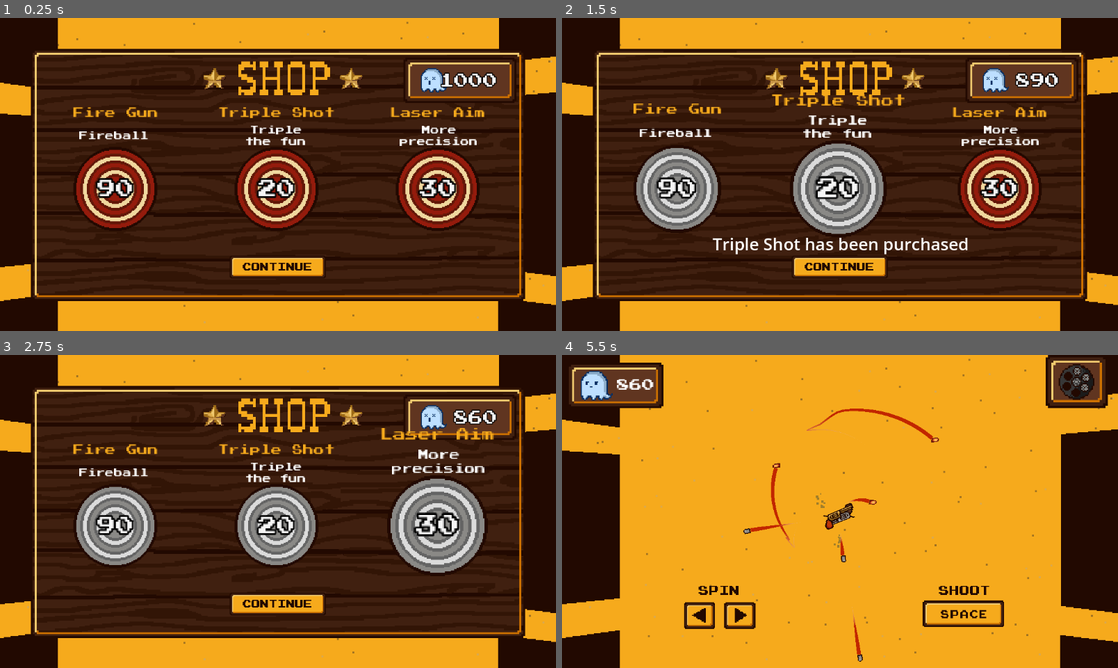
Above: before the commit, frames 1-4 (two rows, left to right).
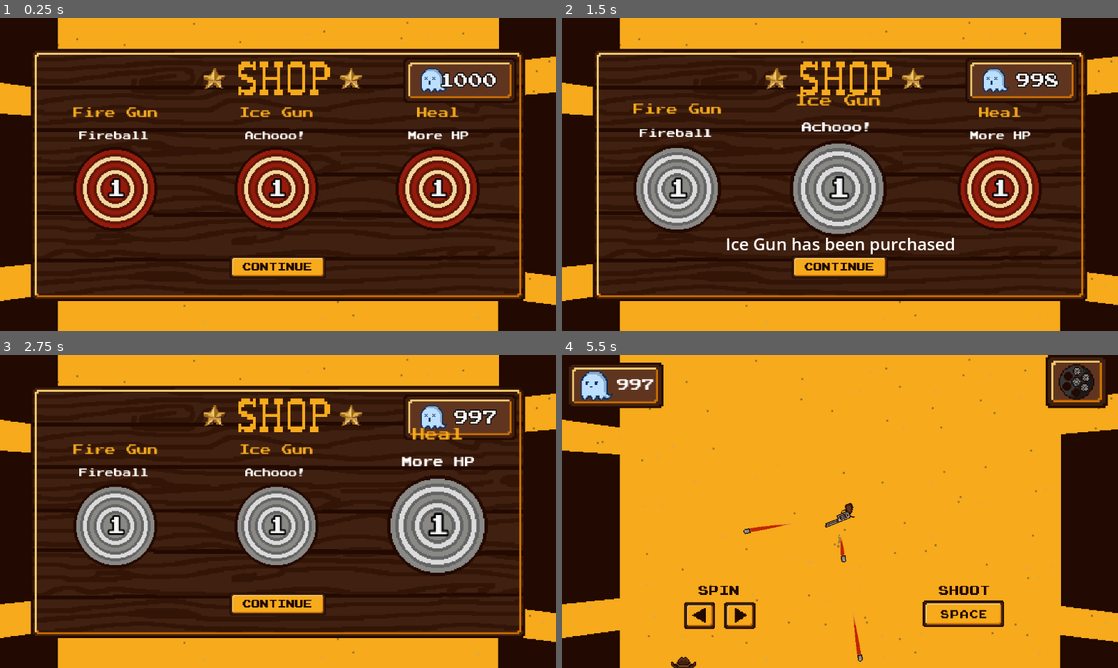
Above: after the commit, the same moments.

Repository: Guigo-dev/JuniperGameJam
Game: Godot game, scene res://Scenes/Menus/shop.tscn
The game is run twice, just before and just after one commit, with the same random seed, the same clock (stepped at 60 frames per second) and the same inputs. This scene is started directly instead of the project's main scene.
Inputs (mouse positions are in pixels of both pictures, inside the frame that each line leads up to):
- Up to frame 1 (0.25 s): no input
- Up to frame 2 (1.5 s): click "90" (after the commit: "1") at 0.5 s; click "20" (after the commit: "1") at 1.25 s
- Up to frame 3 (2.75 s): click "30" (after the commit: "1") at 2 s
- Up to frame 4 (5.5 s): click (840, 605) at 2.75 s; move the mouse to (962, 495) at 3.52 s; hold Right (Direita) 3.53-4.28 s; tap Space (atirar) at 3.6, 4.35, 5.1 s; click (962, 495) at 3.67 s; move the mouse to (728, 527) at 4.27 s; hold Left (Esquerda) 4.28-5.03 s; move the mouse to (895, 442) at 5.02 s; hold Right (Direita) from 5.03 s (still down)

The runs differ from the first frame. In frame 1, 2.6% of the frame differs, in the area x 17-88%, y 28-58%; in frame 2, 4.1%, in the area x 17-90%, y 17-76%; in frame 3, 3.2%; in frame 4, 0.9%.

Commit message:
arma de fogo agora compravel

Diff:
--- /dev/null
+++ b/Scenes/Poderes/Spiral Bullet.tscn
@@ -0,0 +1,6 @@
+[gd_scene format=3 uid="uid://sf42x8rc5vob"]
+
+[ext_resource type="Script" uid="uid://bb4ryig7lpxrk" path="res://Scripts/Poderes/spiral_bullet.gd" id="1_heee1"]
+
+[node name="BalaEspiral" type="Node2D" unique_id=595441125]
+script = ExtResource("1_heee1")
--- a/Scenes/Poderes/arma_de_fogo.tscn
+++ b/Scenes/Poderes/arma_de_fogo.tscn
@@ -1,70 +1,6 @@
 [gd_scene format=3 uid="uid://chlfhvwo5bpts"]
 
 [ext_resource type="Script" uid="uid://bycpvhnw1t48j" path="res://Scripts/FasePrincipal/arma_de_fogo.gd" id="1_aymjp"]
-[ext_resource type="Texture2D" uid="uid://liuaqg1ij0hr" path="res://Sprites/PNG/arma_fogo.png" id="1_isqu5"]
-[ext_resource type="Script" uid="uid://boemys4v5i1gw" path="res://Scripts/FasePrincipal/bullet_spawner.gd" id="2_p8s0x"]
-[ext_resource type="Script" uid="uid://dj8j1pu2ilxua" path="res://Scripts/FasePrincipal/HealthComponent.gd" id="3_aymjp"]
-[ext_resource type="PackedScene" uid="uid://d2qcmxi41x3ny" path="res://Scenes/Poderes/bala_de_fogo.tscn" id="3_p8s0x"]
-[ext_resource type="AudioStream" uid="uid://ry7p1e2mnacd" path="res://Sounds/gunShot.wav" id="6_bnmer"]
-[ext_resource type="AudioStream" uid="uid://brhh7u6nx1ew2" path="res://Sounds/playerDamage.wav" id="7_87f1g"]
 
-[sub_resource type="RectangleShape2D" id="RectangleShape2D_bnmer"]
-size = Vector2(24, 15)
-
-[node name="ArmaDeFogo" type="Area2D" unique_id=955160628]
+[node name="ArmaDeFogo" type="Node" unique_id=489025514]
 script = ExtResource("1_aymjp")
-bulletCooldown = 0.5
-
-[node name="Sprite2D" type="Sprite2D" parent="." unique_id=8201228]
-texture = ExtResource("1_isqu5")
-
-[node name="CollisionShape2D" type="CollisionShape2D" parent="." unique_id=1579215236]
-position = Vector2(1, 0.5)
-shape = SubResource("RectangleShape2D_bnmer")
-
-[node name="HealthComponent" type="Node" parent="." unique_id=1300084918]
-unique_name_in_owner = true
-script = ExtResource("3_aymjp")
-MAX_LIFE = 3
-lifePoints = 3
-metadata/_custom_type_script = "uid://dj8j1pu2ilxua"
-
-[node name="BulletSpawner" type="Node2D" parent="." unique_id=1964989653]
-unique_name_in_owner = true
-position = Vector2(14, -5)
-script = ExtResource("2_p8s0x")
-bala = ExtResource("3_p8s0x")
-metadata/_custom_type_script = "uid://boemys4v5i1gw"
-
-[node name="CPUParticles2D" type="CPUParticles2D" parent="BulletSpawner" unique_id=1341660692]
-emitting = false
-amount = 10
-lifetime = 0.5
-one_shot = true
-explosiveness = 1.0
-lifetime_randomness = 0.23
-direction = Vector2(10, 0.28)
-spread = 15.0
-gravity = Vector2(0, 0)
-initial_velocity_min = 20.0
-initial_velocity_max = 70.0
-damping_min = 53.576
-damping_max = 90.197
-scale_amount_max = 3.0
-color = Color(0.6269067, 0.4942754, 0.17048678, 1)
-
-[node name="gunShotSound" type="AudioStreamPlayer2D" parent="BulletSpawner" unique_id=1323177035]
-position = Vector2(-15, 6)
-stream = ExtResource("6_bnmer")
-
-[node name="BulletCooldown" type="Timer" parent="." unique_id=1428372066]
-wait_time = 0.5
-one_shot = true
-autostart = true
-
-[node name="DamageSound" type="AudioStreamPlayer2D" parent="." unique_id=2145420514]
-stream = ExtResource("7_87f1g")
-volume_db = -0.68
-
-[connection signal="area_entered" from="." to="." method="_on_area_entered"]
-[connection signal="died" from="HealthComponent" to="." method="_on_health_component_died"]
--- a/Scripts/FasePrincipal/arma.gd
+++ b/Scripts/FasePrincipal/arma.gd
@@ -25,7 +25,6 @@
 	Input.mouse_mode = Input.MOUSE_MODE_HIDDEN
 	add_to_group("arma")
 	GameManager.gun_stat_changed.connect(_on_gun_stat_changed)
-	GameManager.powerUpBuyed.connect(_on_upgrade_buyed)
 	speedMultiplier = GameManager.gunStats["speed"]
 	updateMaxHealth(GameManager.gunStats["life"])
 	bulletCooldown = GameManager.gunStats["fire_rate"]
@@ -84,8 +83,3 @@
 		GameManager.gunStats["speed"] -= 0.15
 	elif(stat_type == GameManager.GunStat.fire_rate):
 		GameManager.gunStats["fire_rate"] -= 0.25
-
-func _on_upgrade_buyed(upgrade_name):
-	var upgrade_scene = load("res://Scenes/Poderes/%s.tscn" % upgrade_name)
-	var upgrade_instance = upgrade_scene.instantiate()
-	add_child(upgrade_instance)
--- a/Scripts/FasePrincipal/arma_de_fogo.gd
+++ b/Scripts/FasePrincipal/arma_de_fogo.gd
@@ -1,45 +1,11 @@
-extends Area2D
-
-@onready var healthComponent := %HealthComponent
-@onready var bulletSpawner := %BulletSpawner
-@onready var bulletCooldownTimer := $BulletCooldown
-@onready var damageSound = $DamageSound
-
-@export var bulletCooldown: float
-@export var speedMultiplier := 1.0
-var speed
-var direction = 1
+extends Node
 
 func _ready() -> void:
-	add_to_group("arma")
+	updateGun()
 
-func _physics_process(delta: float) -> void:
-	speed = 75 * speedMultiplier #velocidade base
-	if(Input.is_action_pressed("Direita")):
-		direction = 1
-		speed = 65 * speedMultiplier
-	elif(Input.is_action_pressed("Esquerda")):
-		direction = -1
-		speed = 65 * speedMultiplier
-	rotate((PI/speed)*direction)
+func updateGun():
+	var sprite = get_parent().get_node("Sprite2D")
+	var bulletSpawner = get_parent().get_node("BulletSpawner")
 
-	if(Input.is_action_just_pressed("atirar") && bulletCooldownTimer.is_stopped()):
-		bulletSpawner.spawnBullet()
-		bulletCooldownTimer.start(bulletCooldown)
-
-func _on_health_component_died() -> void:
-	get_tree().paused = true
-
-func _on_area_entered(area: Area2D) -> void:
-	if(area.is_in_group("enemy")):
-		print("acertou")
-		healthComponent.updateLP(-1)
-	if(area.is_in_group("lifeGainer")):
-		healthComponent.updateLP(1)
-
-
-func updateMaxHealth(amount: int):
-	healthComponent.MAX_LIFE += amount
-
-func updateSpeedMultiplier(amount: float):
-	speedMultiplier = amount
+	sprite.texture = load("res://Sprites/PNG/arma_fogo.png")
+	bulletSpawner.bala = load("res://Scenes/Poderes/bala_de_fogo.tscn")
--- a/Scripts/FasePrincipal/game_manager.gd
+++ b/Scripts/FasePrincipal/game_manager.gd
@@ -3,7 +3,6 @@
 signal gun_changed(new_gun)
 signal gun_stat_changed(stat: int)
 signal bullet_stat_changed(stat: int)
-signal powerUpBuyed(powerUpType)
 signal inventoryUpdated
 
 var gunStats := {
@@ -69,75 +68,75 @@
 var inventory = {0:{}}
 #Dicionário dos poderes
 var powers =	{
-	0:{
-		"id": 0,
-		"Name": "Ricochet",
-		"Des": "Ricochet bullets",
-		"Cost": 10,
-		"Type": "Bullet Modifier",
-		"Scene": RICOCHET_SCENE
-	},
-	1:{
-		"id": 1,
-		"Name": "Triple Shot",
-		"Des": "Triple the fun",
-		"Cost": 20,
-		"Type": "Bullet Modifier",
-		"Scene": TRIPLE_SHOT_SCENE
-	},
-	2:{
-		"id": 2,
-		"Name": "Laser Aim",
-		"Des": "More precision",
-		"Cost": 30,
-		"Type": "Gun Modifier",
-		"Scene": LASER_AIM_SCENE
-	},
-	3:{
-		"id": 3,
-		"Name": "Auto-aim",
-		"Des": "Literal Aimbot",
-		"Cost": 40,
-		"Type": "Trajectory",
-		"Scene": AUTO_AIM_SCENE
-	},
-	4:{
-		"id": 4,
-		"Name": "Spiral Bullet",
-		"Des": "Bullets can curve??",
-		"Cost": 50,
-		"Type": "Trajectory",
-		"Scene": SPIRAL_BULLET_SCENE
-	},
+	#0:{
+		#"id": 0,
+		#"Name": "Ricochet",
+		#"Des": "Ricochet bullets",
+		#"Cost": 10,
+		#"Type": "Bullet Modifier",
+		#"Scene": RICOCHET_SCENE
+	#},
+	#1:{
+		#"id": 1,
+		#"Name": "Triple Shot",
+		#"Des": "Triple the fun",
+		#"Cost": 20,
+		#"Type": "Bullet Modifier",
+		#"Scene": TRIPLE_SHOT_SCENE
+	#},
+	#2:{
+		#"id": 2,
+		#"Name": "Laser Aim",
+		#"Des": "More precision",
+		#"Cost": 30,
+		#"Type": "Gun Modifier",
+		#"Scene": LASER_AIM_SCENE
+	#},
+	#3:{
+		#"id": 3,
+		#"Name": "Auto-aim",
+		#"Des": "Literal Aimbot",
+		#"Cost": 40,
+		#"Type": "Trajectory",
+		#"Scene": AUTO_AIM_SCENE
+	#},
+	#4:{
+		#"id": 4,
+		#"Name": "Spiral Bullet",
+		#"Des": "Bullets can curve??",
+		#"Cost": 50,
+		#"Type": "Trajectory",
+		#"Scene": SPIRAL_BULLET_SCENE
+	#},
 	5:{
 		"id": 5,
 		"Name": "Heal",
 		"Des": "More HP",
-		"Cost": 60,
+		"Cost": 1,
 		"Type": "Health",
 		"Scene": null
 	},
-	6:{
-		"id": 6,
-		"Name": "High Noon",
-		"Des": "Everything dies",
-		"Cost": 70,
-		"Type": "Power",
-		"Scene": HIGH_NOON_SCENE
-	},
-	7:{
-		"id": 7,
-		"Name": "Gold Gun",
-		"Des": "MONEY",
-		"Cost": 80,
-		"Type": "Gun",
-		"Scene": GOLD_GUN_SCENE
-	},
+	#6:{
+		#"id": 6,
+		#"Name": "High Noon",
+		#"Des": "Everything dies",
+		#"Cost": 70,
+		#"Type": "Power",
+		#"Scene": HIGH_NOON_SCENE
+	#},
+	#7:{
+		#"id": 7,
+		#"Name": "Gold Gun",
+		#"Des": "MONEY",
+		#"Cost": 80,
+		#"Type": "Gun",
+		#"Scene": GOLD_GUN_SCENE
+	#},
 	8:{
 		"id": 8,
 		"Name": "Fire Gun",
 		"Des": "Fireball",
-		"Cost": 90,
+		"Cost": 1,
 		"Type": "Gun",
 		"Scene": FIRE_GUN_SCENE
 	},
@@ -145,7 +144,7 @@
 		"id": 9,
 		"Name": "Ice Gun",
 		"Des": "Achooo!",
-		"Cost": 100,
+		"Cost": 1,
 		"Type": "Gun",
 		"Scene": ICE_GUN_SCENE
 	},
--- a/Scripts/FasePrincipal/wave_manager.gd
+++ b/Scripts/FasePrincipal/wave_manager.gd
@@ -4,7 +4,7 @@
 
 
 var wave_enemies = {
-	1: {"A": 1, "B": 0, "C": 0},
+	1: {"A": 20, "B": 0, "C": 0},
 	2: {"A": 20, "B": 2, "C": 4},
 	3: {"A": 25, "B": 5, "C": 4},
 	4: {"A": 10, "B": 20, "C": 5},
--- a/Scripts/Menus/shop.gd
+++ b/Scripts/Menus/shop.gd
@@ -54,7 +54,6 @@
 
 func buyItem(currentShopSlot: int):
 	if GameManager.souls >= shopPowers[currentShopSlot]["Cost"]:
-		GameManager.powerUpBuyed.emit(shopPowers[currentShopSlot]["Name"])
 		GameManager.souls = GameManager.souls - shopPowers[currentShopSlot]["Cost"]
 		if GameManager.inventory[0].is_empty() and !shopPowers[currentShopSlot]["Type"]=="Health":
 			GameManager.inventory[0] = shopPowers[currentShopSlot]
